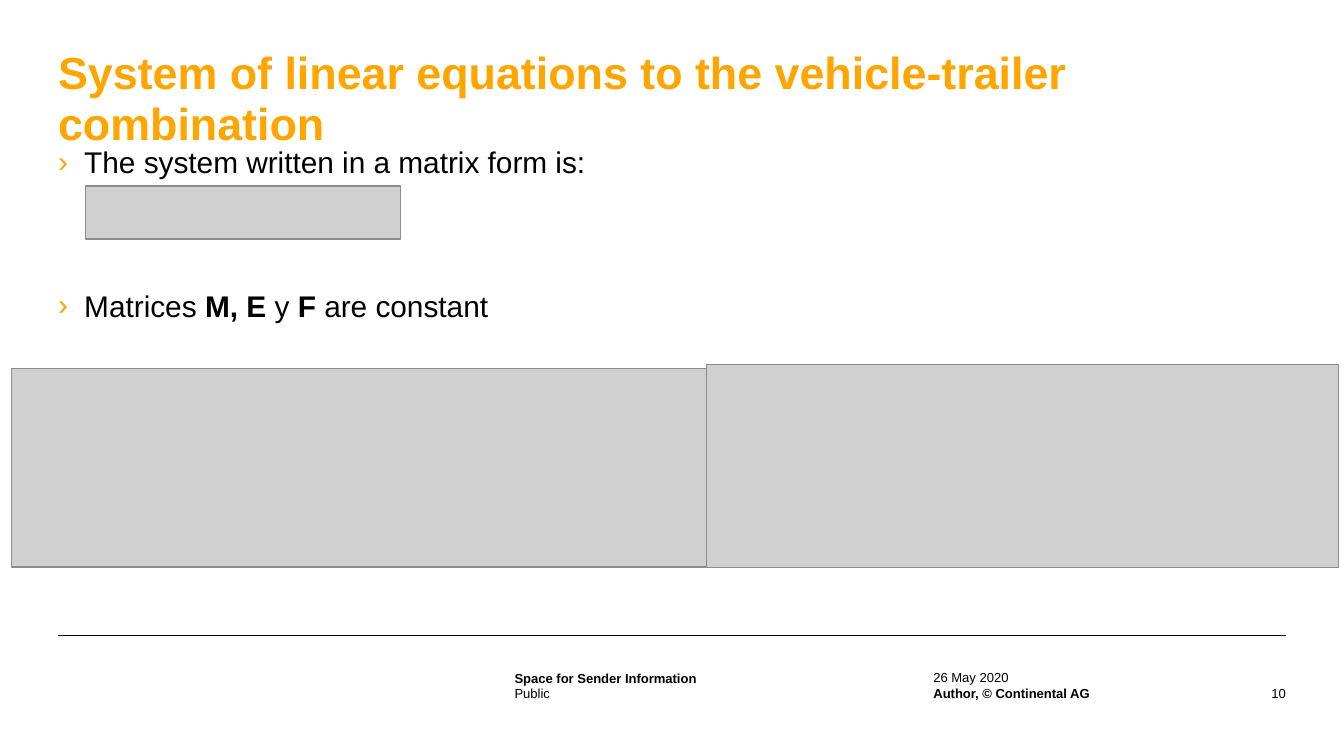
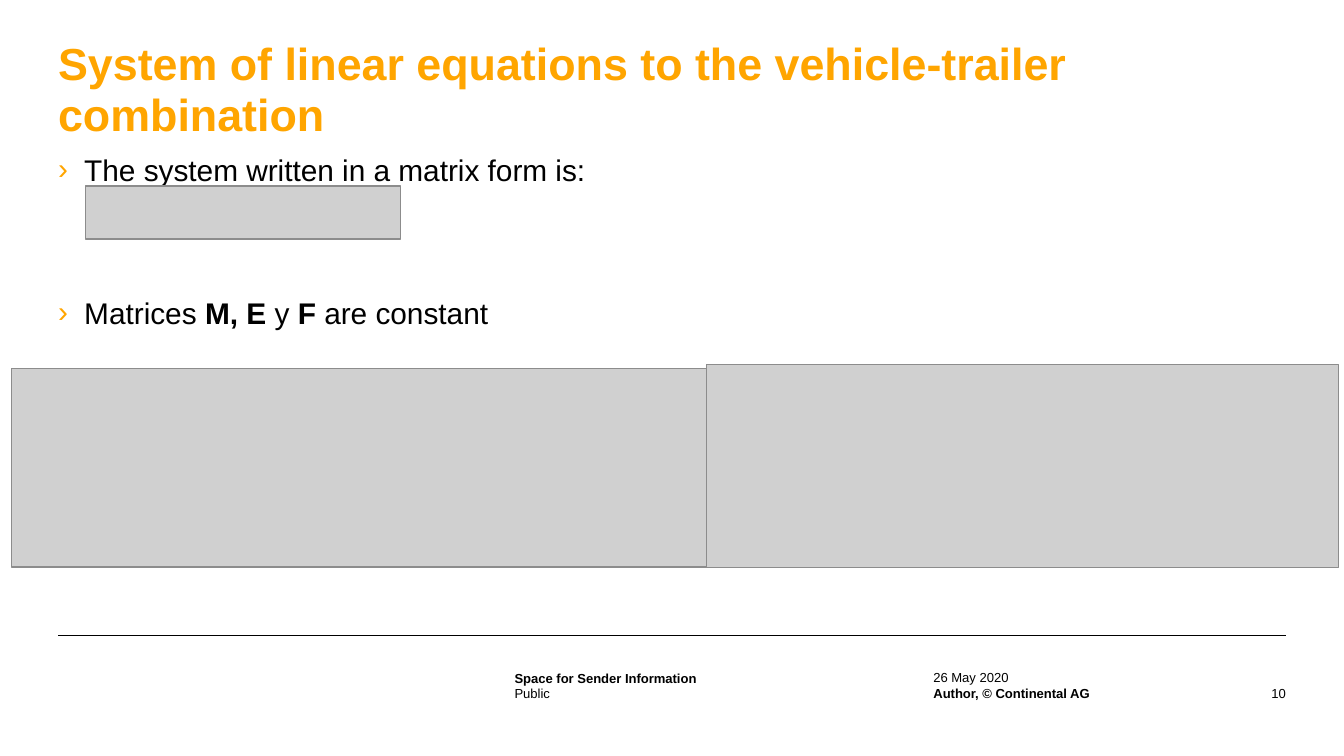
Before and after one commit to lfc-256/ControlBDA, a slide deck: slide 10 of External/Knowledg_sharing/Lateral Control Passenger Cars with Trailer.pptx. Drawn at 1344x756 pixels with LibreOffice and Linux fonts; fonts in the diff are those of the drawing; grey boxes stand for pictures; background and template pictures are left out. Boxes give left, top, right and bottom in pixels: in the first picture for what was removed or moved away, otherwise in the second. Text is boxed around its words. In the diff, an @@ line names an element or a change of style, - is before the commit and + after.

Commit message:
TASK: Merge full presentation
Document with the full information about vehicle-trailer dynamic

Resolves: Vehicle-Trailer Dynamics #20 and #27

```diff
--- a/External/Knowledg_sharing/Lateral Control Passenger Cars with Trailer.pptx
+++ b/External/Knowledg_sharing/Lateral Control Passenger Cars with Trailer.pptx
@@ title "System of linear equations to ...": place and size @@
-title "System of linear equations to ..." at (58,56,1066,141)
+title "System of linear equations to ..." at (58,47,1066,132)
@@ text "The system written in a ...": place and size @@
-text "The system written in a ..." at (84,151,585,322)
+text "The system written in a ..." at (84,159,585,330)
```
Also in this commit, not shown: 8 other slides changed.
